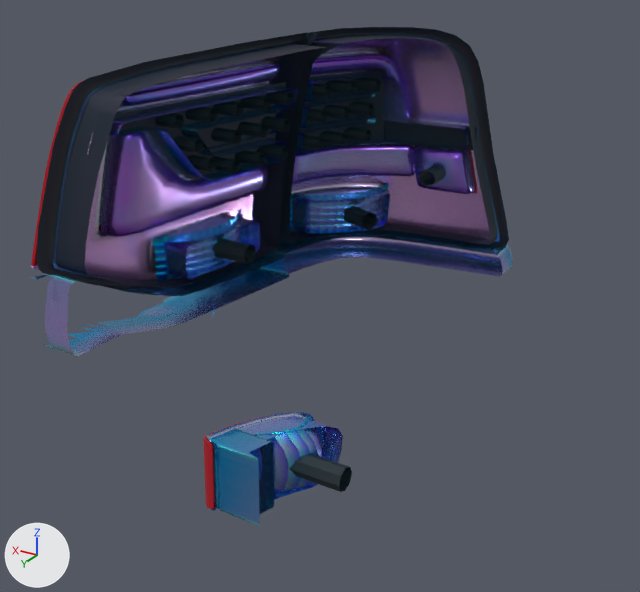
What one commit did to the glTF model model/parts/lamp_rear_L.glb.
The view is the same before and after, from a 50 mm camera at (1.842, 0.052, 1.393) aimed at (2.292, -0.698, 1.018). Every picture has the same lights, and +X, +Y and +Z are marked at lower left. The first picture is the older version. Where no turn or scale is listed for an object, it has been applied to the vertices. Vertices at exactly the same position are counted once.

Objects in the first picture: 'black_11', 'black_12', 'chrome_1', 'chrome_2', 'chrome_4', 'redglass_25'.
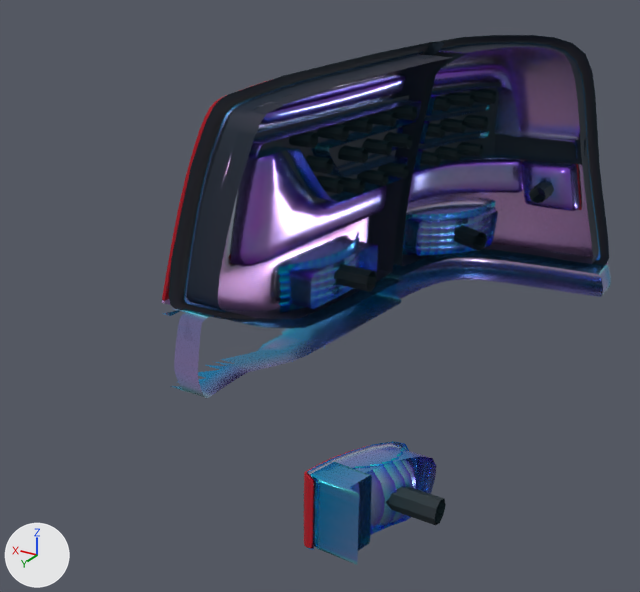
Patch to the scene script:
```diff
--- a/model/parts/lamp_rear_L.glb.py
+++ b/model/parts/lamp_rear_L.glb.py
@@ me_chrome_1 @@
-me_chrome_1.from_pydata(...)  # 4133 vertices, 7893 faces; spans x 0.025..0.222, y -0.875..-0.574, z -0.573..-0.119
+me_chrome_1.from_pydata(...)  # 4133 vertices, 7893 faces; spans x -0.11..0.063, y -0.875..-0.574, z -0.573..-0.119
+# me_chrome_1 part 1: the whole mesh is scaled about its middle by (0.876, 1, 1), then moved by (-0.147, 0.0, 0.0)
 me_chrome_1.materials.append(mat_chrome_001)
@@ me_chrome_2 @@
-me_chrome_2.from_pydata(...)  # 2965 vertices, 5566 faces; spans x 2.234..2.499, y -0.923..-0.479, z -0.003..0.24
+me_chrome_2.from_pydata(...)  # 2965 vertices, 5566 faces; spans x 2.116..2.348, y -0.923..-0.479, z -0.003..0.24
+# me_chrome_2 part 2: the whole mesh is scaled about its middle by (0.876, 1, 1), then moved by (-0.135, 0.0, 0.0)
 me_chrome_2.materials.append(mat_chrome_001)
@@ me_chrome_4 @@
-me_chrome_4.from_pydata(...)  # 966 vertices, 1627 faces; spans x 2.088..2.432, y -0.926..-0.441, z -0.479..-0.021
+me_chrome_4.from_pydata(...)  # 966 vertices, 1627 faces; spans x 1.971..2.272, y -0.926..-0.441, z -0.479..-0.021
+# me_chrome_4 part 3: the whole mesh is scaled about its middle by (0.876, 1, 1), then moved by (-0.138, 0.0, 0.0)
 me_chrome_4.materials.append(mat_chrome_001)
@@ me_black_11 @@
-me_black_11.from_pydata(...)  # 704 vertices, 1188 faces; spans x 2.376..2.484, y -0.837..-0.563, z 0.131..0.202
+me_black_11.from_pydata(...)  # 704 vertices, 1188 faces; spans x 2.242..2.336, y -0.837..-0.563, z 0.131..0.202
+# me_black_11 part 4: the whole mesh is scaled about its middle by (0.876, 1, 1), then moved by (-0.141, 0.0, 0.0)
 me_black_11.materials.append(mat_black_001)
@@ me_black_12 @@
-me_black_12.from_pydata(...)  # 932 vertices, 1365 faces; spans x 2.171..2.454, y -0.916..-0.458, z -0.409..0.2
+me_black_12.from_pydata(...)  # 931 vertices, 1365 faces; spans x 2.053..2.302, y -0.916..-0.458, z -0.409..0.2
+# me_black_12 part 5: the loose piece of 378 vertices spanning x 2.171..2.417, y -0.916..-0.738, z -0.057..0.2 is scaled about its middle by (0.876, 1, 1), then moved by (-0.133, 0.0, 0.0)
+# me_black_12 part 6: the loose piece of 35 vertices spanning x 2.347..2.409, y -0.647..-0.626, z -0.02..0.001 is scaled about its middle by (0.876, 1, 1), then moved by (-0.143, 0.0, 0.0)
+# me_black_12 part 7: the loose piece of 35 vertices spanning x 2.294..2.355, y -0.831..-0.795, z -0.024..-0.003 is scaled about its middle by (0.876, 1, 1), then moved by (-0.136, 0.0, 0.0)
+# me_black_12 part 8: the loose piece of 35 vertices spanning x 2.234..2.255, y -0.879..-0.836, z 0.028..0.046 is scaled about its middle by (0.877, 1, 1), then moved by (-0.127, 0.0, 0.0)
+# me_black_12 part 9: the loose piece of 32 vertices spanning x 2.338..2.441, y -0.843..-0.807, z -0.409..-0.373 is scaled about its middle by (0.876, 1, 1), then moved by (-0.144, 0.0, 0.0)
+# me_black_12 part 10: the loose piece of 9 vertices spanning x 2.305..2.382, y -0.861..-0.752, z 0.064..0.148 is scaled about its middle by (0.876, 1, 1), then moved by (-0.139, 0.0, 0.0)
+# me_black_12 part 11: the loose piece of 10 vertices spanning x 2.363..2.404, y -0.732..-0.503, z 0.064..0.148 is scaled about its middle by (0.876, 1, 1), then moved by (-0.144, 0.0, 0.0)
+# me_black_12 part 12: a new loose piece of 393 vertices spanning x 2.177..2.302, y -0.742..-0.458, z -0.049..0.198, in mat_black_001
+# me_black_12 part 13: the loose piece of 391 vertices spanning x 2.311..2.454, y -0.742..-0.458, z -0.049..0.198 is deleted
+# me_black_12 part 14: the loose piece of 4 vertices spanning x 2.208..2.313, y -0.881..-0.862, z 0.064..0.09 is deleted
+# me_black_12 part 15: 4 vertices added at x 2.086..2.178, y -0.881..-0.862, z 0.064..0.09
+# other edits to the shape of me_black_12 do not show in these pictures
 me_black_12.materials.append(mat_black_001)
@@ me_redglass_25 @@
-me_redglass_25.from_pydata(...)  # 17648 vertices, 35168 faces; spans x 0.023..0.351, y -0.913..-0.46, z -0.627..0.014
+me_redglass_25.from_pydata(...)  # 17648 vertices, 35168 faces; spans x -0.096..0.191, y -0.913..-0.46, z -0.627..0.014
+# me_redglass_25 part 16: the whole mesh is scaled about its middle by (0.876, 1, 1), then moved by (-0.14, 0.0, 0.0)
 me_redglass_25.materials.append(mat_redglass)
```

Changed parts and their boxes [x1, y1, x2, y2] in the pictures (640 x 592 px; the box of a moved part takes in the faces that stretch with it):
'chrome_2', moved, rescaled (7% narrower, 9% taller)
    before: [53, 34, 500, 280]
    after: [184, 43, 600, 312]
'black_12', reshaped (7% narrower)
    before: [37, 27, 509, 492]
    after: [169, 35, 609, 525]
'chrome_4', moved, rescaled (7% narrower, 7% taller)
    before: [30, 229, 512, 511]
    after: [162, 249, 611, 550]
'chrome_1', moved, rescaled (8% narrower, 6% taller)
    before: [153, 184, 389, 526]
    after: [278, 201, 496, 565]
'black_11', moved, rescaled (8% narrower, 10% taller)
    before: [155, 77, 381, 173]
    after: [289, 89, 497, 195]
'redglass_25', moved, rescaled (mostly hidden)
    before: [31, 43, 493, 510]
    after: [162, 53, 600, 548]
part 5 of me_black_12, moved or reshaped
    before: [279, 27, 509, 247]
    after: [393, 35, 609, 266]
part 6 of me_black_12, moved or reshaped
    before: [213, 238, 256, 264]
    after: [334, 264, 377, 291]
part 7 of me_black_12, moved or reshaped
    before: [344, 205, 377, 230]
    after: [454, 225, 487, 251]
part 8 of me_black_12, moved or reshaped
    before: [419, 166, 446, 186]
    after: [529, 181, 554, 203]
part 9 of me_black_12, moved or reshaped
    before: [290, 455, 352, 492]
    after: [386, 487, 446, 525]
part 10 of me_black_12, moved or reshaped
    before: [296, 71, 387, 153]
    after: [419, 82, 502, 166]
part 11 of me_black_12, moved or reshaped
    before: [109, 82, 286, 180]
    after: [248, 95, 409, 202]
part 12 of me_black_12, added
    after: [169, 42, 453, 319]
part 13 of me_black_12, deleted
    before: [37, 33, 326, 288]
part 14 of me_black_12, deleted
    before: [385, 121, 477, 150]
part 15 of me_black_12, added
    after: [495, 134, 586, 165]
